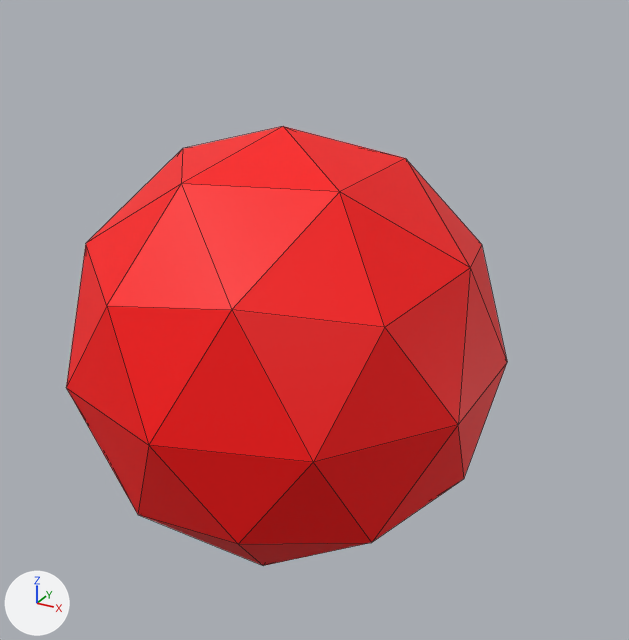
The OBJ model Warpz/data/virus.obj as it was, and as the next commit left it.
Both versions are drawn from a camera (50 mm lens) standing at (22.1, -37.0, 20.3) and looking at (1.1, 1.2, 1.2). Lighting does not change. The marker at lower left points along +X, +Y and +Z. Mesh edges are drawn as thin lines. Where no turn or scale is listed for an object, it has been applied to the vertices.

In view in the first picture: 'Virus'.
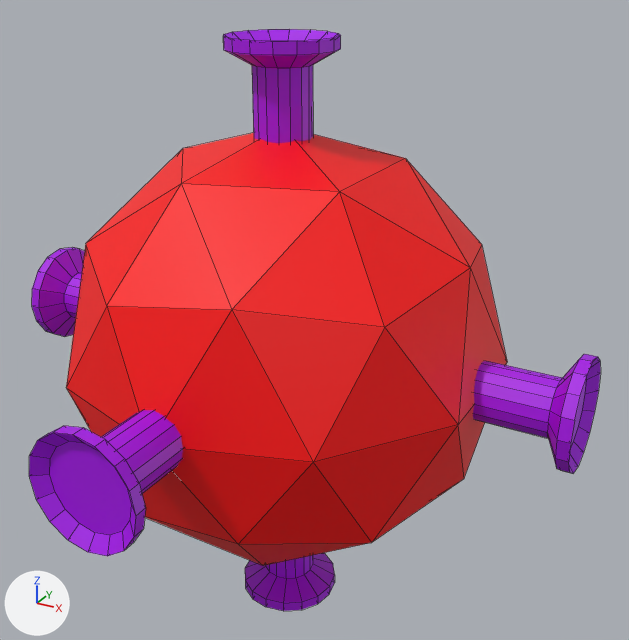
The change, as a diff of the scene's bpy script:
```diff
--- a/Warpz/data/virus.obj.py
+++ b/Warpz/data/virus.obj.py
@@ mat_material_003 @@
+mat_material_003 = principled_material('Material.003')
+mat_material_003.base_color = (0.38, 0.0, 0.8)  # purple #a600e7
@@ me_virus @@
 # used by ob_virus; location = (0.0, 0.0, 0.0)
-me_virus.from_pydata(...)  # 42 vertices, 80 faces; spans x -11.2..11.2, y -11.8..11.8, z -11.8..11.8
+me_virus.from_pydata(...)  # 476 vertices, 470 faces; spans x -16.1..16.1, y -16.1..16.1, z -16.1..16.1
+# me_virus part 1: a new loose piece of 434 vertices spanning x -16.1..16.1, y -16.1..16.1, z -16.1..16.1, in mat_material_003 (purple #a600e7)
 me_virus.materials.append(mat_virus)
+me_virus.materials.append(mat_material_003)  # purple #a600e7
```

What differs and where, as boxes (x1, y1, x2, y2) in the pictures (629 x 640 px):
'Virus', reshaped (30% wider, 32% taller)
    before: (66, 126, 507, 566)
    after: (29, 29, 601, 611)
part 1 of me_virus, added (purple)
    after: (29, 29, 601, 611)
